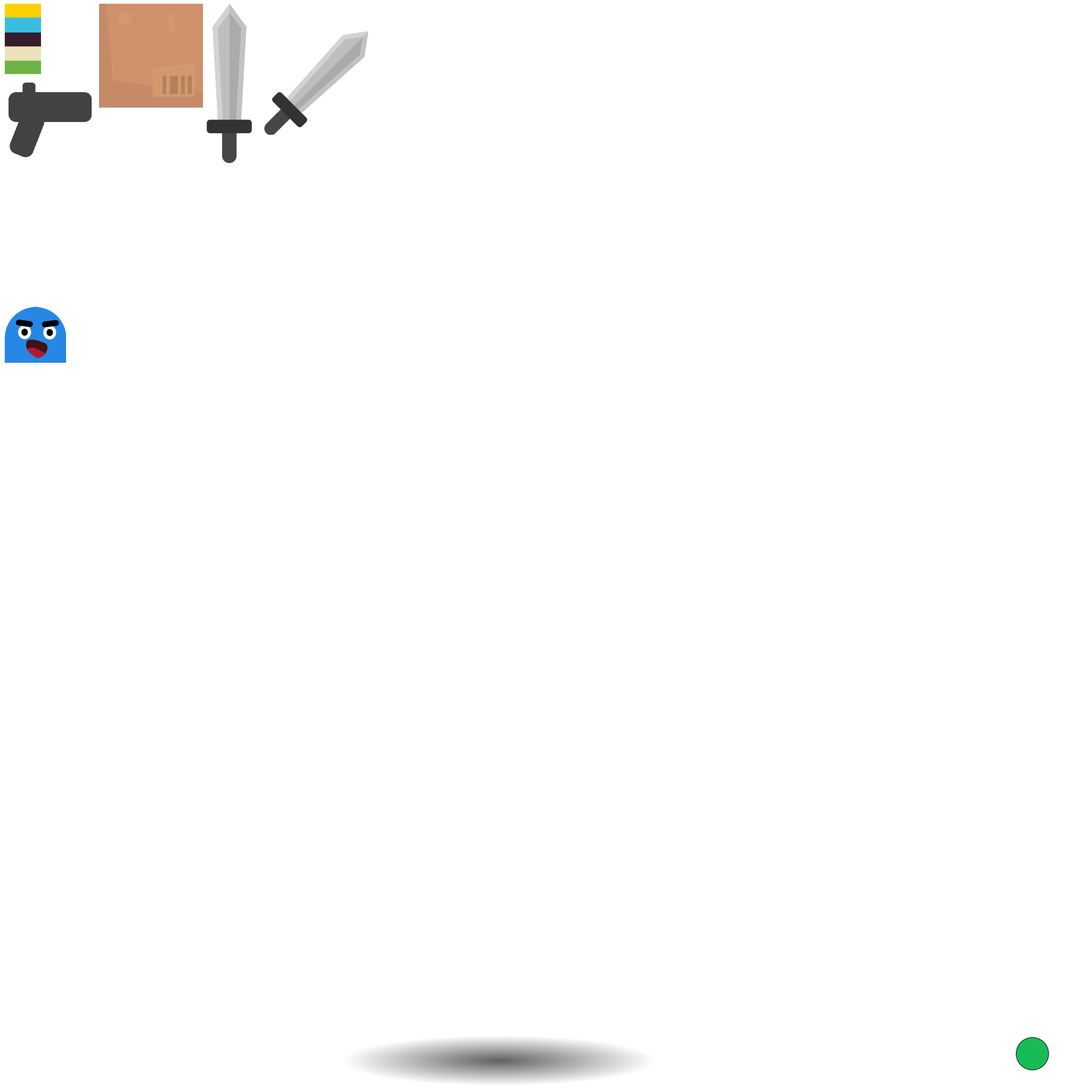
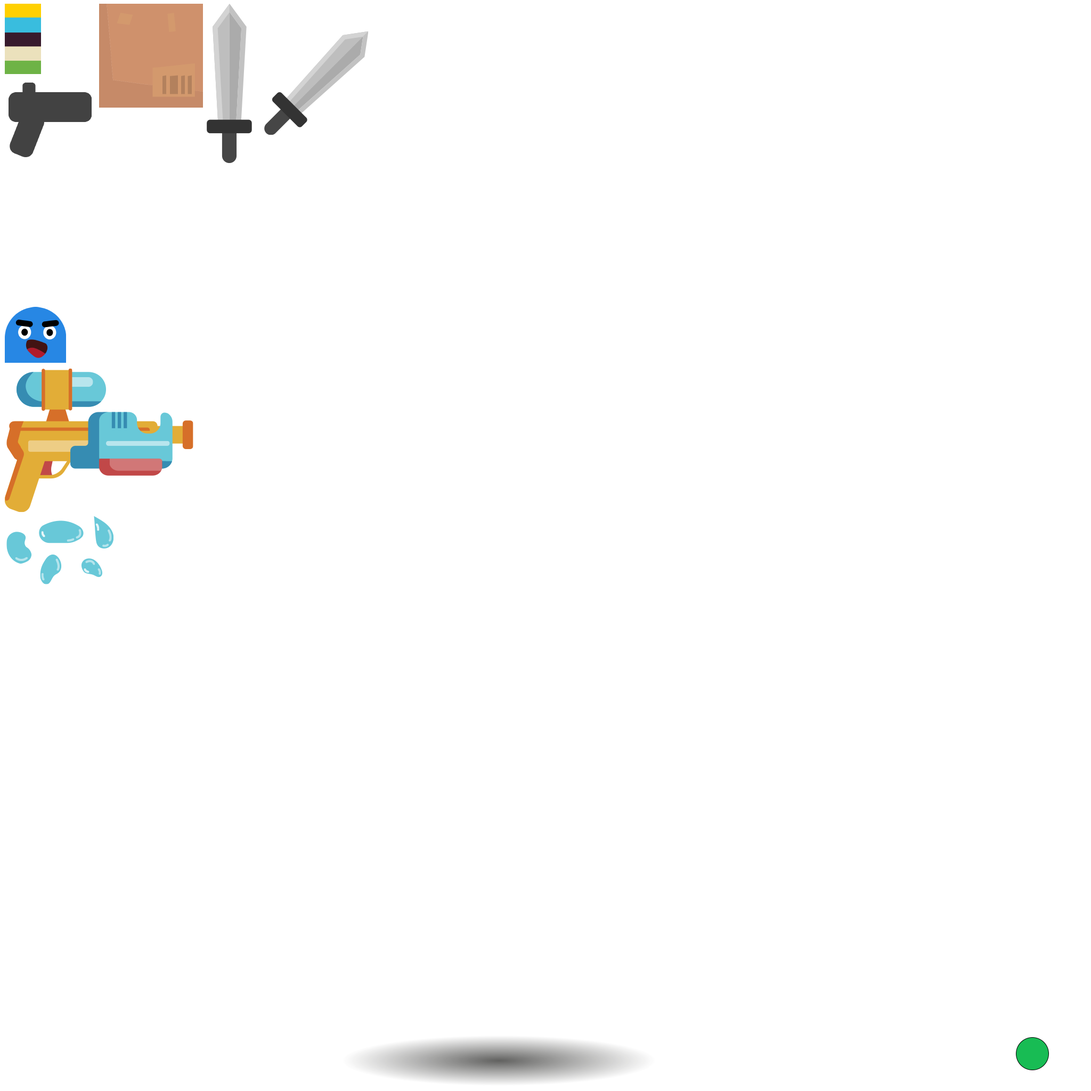
Comparing the layer stacks of the two 1091×1091 images. Changes:
added layer "Layer 17" above "Layer 16" over [6, 516, 114, 585]
added layer "Layer 16" above "Layer 5" over [4, 368, 194, 513]
